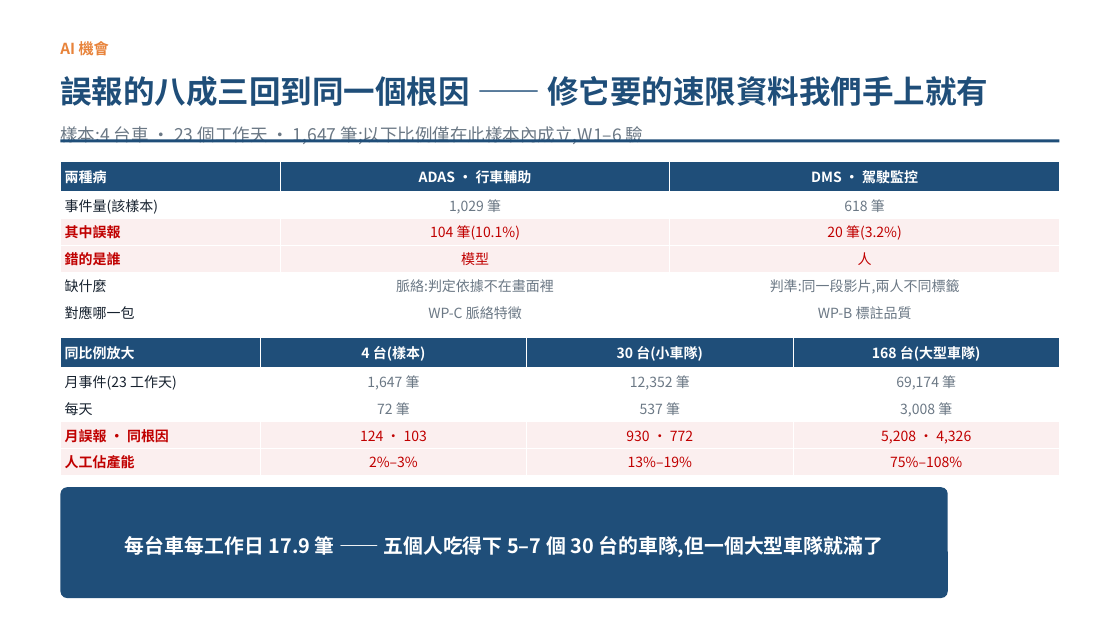
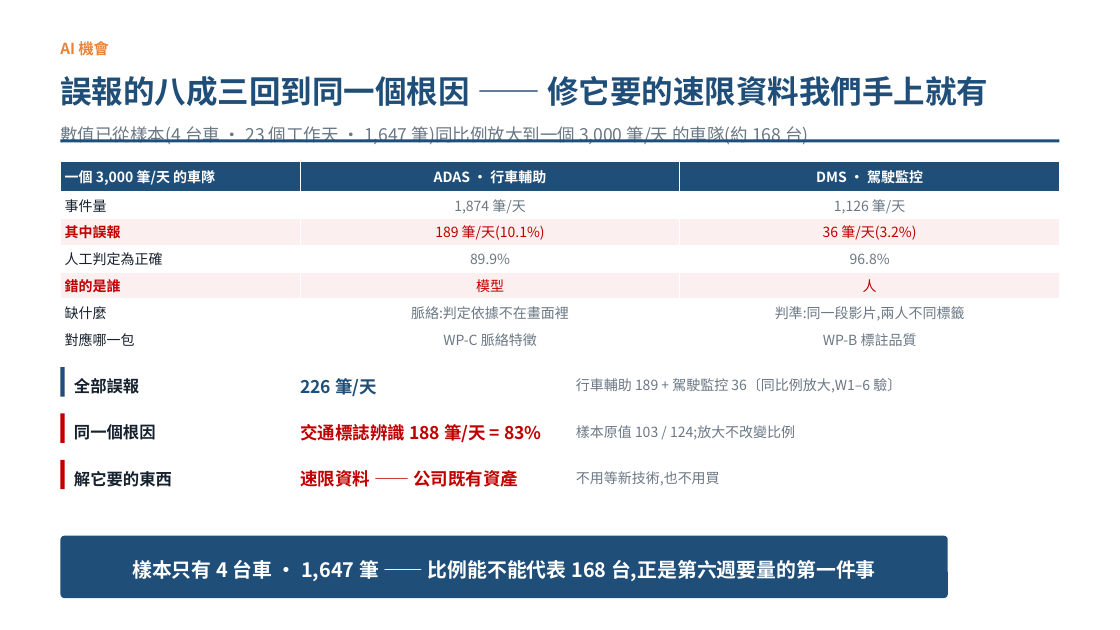
Before and after one commit to pokai-huang0828/UTS_workspace, a slide deck: slide 4 of Artificial Intelligence for Enterprises/Assessment3/Huang_26254793_421104_Assessment 3.pptx. Drawn at 1120x630 pixels with LibreOffice and Linux fonts; fonts in the diff are those of the drawing. Boxes give left, top, right and bottom in pixels: in the first picture for what was removed or moved away, otherwise in the second. Text is boxed around its words. In the diff, an @@ line names an element or a change of style, - is before the commit and + after.

```diff
--- a/Artificial Intelligence for Enterprises/Assessment3/Huang_26254793_421104_Assessment 3.pptx
+++ b/Artificial Intelligence for Enterprises/Assessment3/Huang_26254793_421104_Assessment 3.pptx
@@ text at [60,126,808,144]: text changed @@
-樣本:4 台車 · 23 個工作天 · 1,647 筆;以下比例僅在此樣本內成立,W1–6 驗
+數值已從樣本(4 台車 · 23 個工作天 · 1,647 筆)同比例放大到一個 3,000 筆/天 的車隊(約 168 台)
@@ table at [60,161,1060,353] @@
-row 1: 兩種病 | ADAS · 行車輔助 | DMS · 駕駛監控
-row 2: 事件量(該樣本) | 1,029 筆 | 618 筆
-row 3: 其中誤報 | 104 筆(10.1%) | 20 筆(3.2%)
+row 1: 一個 3,000 筆/天 的車隊 | ADAS · 行車輔助 | DMS · 駕駛監控
+row 2: 事件量 | 1,874 筆/天 | 1,126 筆/天
+row 3: 其中誤報 | 189 筆/天(10.1%) | 36 筆/天(3.2%)
+row 4: 人工判定為正確 | 89.9% | 96.8%
@@ table removed at [60,338,1060,476], 5 rows, 4 columns @@
-同比例放大 | 4 台(樣本) | 30 台(小車隊) | 168 台(大型車隊)
-月事件(23 工作天) | 1,647 筆 | 12,352 筆 | 69,174 筆
-每天 | 72 筆 | 537 筆 | 3,008 筆
-月誤報 · 同根因 | 124 · 103 | 930 · 772 | 5,208 · 4,326
-人工佔產能 | 2%–3% | 13%–19% | 75%–108%
@@ rectangle added at [60,367,65,397], fill #1F4E79 @@
@@ text added at [74,378,139,394], 14 pt, text #16212E, bold @@
+全部誤報
@@ text added at [300,378,377,396], 15 pt, text #1F4E79, bold @@
+226 筆/天
@@ text added at [576,378,901,393], 12 pt, text #6B7885 @@
+行車輔助 189 + 駕駛監控 36〔同比例放大,W1–6 驗〕
@@ rectangle added at [60,413,65,443], fill #C00000 @@
@@ text added at [74,424,156,440], 14 pt, text #16212E, bold @@
+同一個根因
@@ text added at [300,424,541,443], 15 pt, text #C00000, bold @@
+交通標誌辨識 188 筆/天 = 83%
@@ text added at [576,425,795,440], 12 pt, text #6B7885 @@
+樣本原值 103 / 124;放大不改變比例
@@ rectangle added at [60,460,65,489], fill #C00000 @@
@@ text added at [74,471,172,487], 14 pt, text #16212E, bold @@
+解它要的東西
@@ text added at [300,470,518,487], 15 pt, text #C00000, bold @@
+速限資料 —— 公司既有資產
@@ text added at [576,471,720,485], 12 pt, text #6B7885 @@
+不用等新技術,也不用買
@@ rounded rectangle: place and size @@
-rounded rectangle at [60,487,948,598]
+rounded rectangle at [60,536,948,598]
@@ text removed at [125,533,883,560] @@
-每台車每工作日 17.9 筆 —— 五個人吃得下 5–7 個 30 台的車隊,但一個大型車隊就滿了
@@ text added at [132,560,876,581], 17 pt, text #FFFFFF, bold @@
+樣本只有 4 台車 · 1,647 筆 —— 比例能不能代表 168 台,正是第六週要量的第一件事
```
Also in this commit, not shown: 4 other files.
